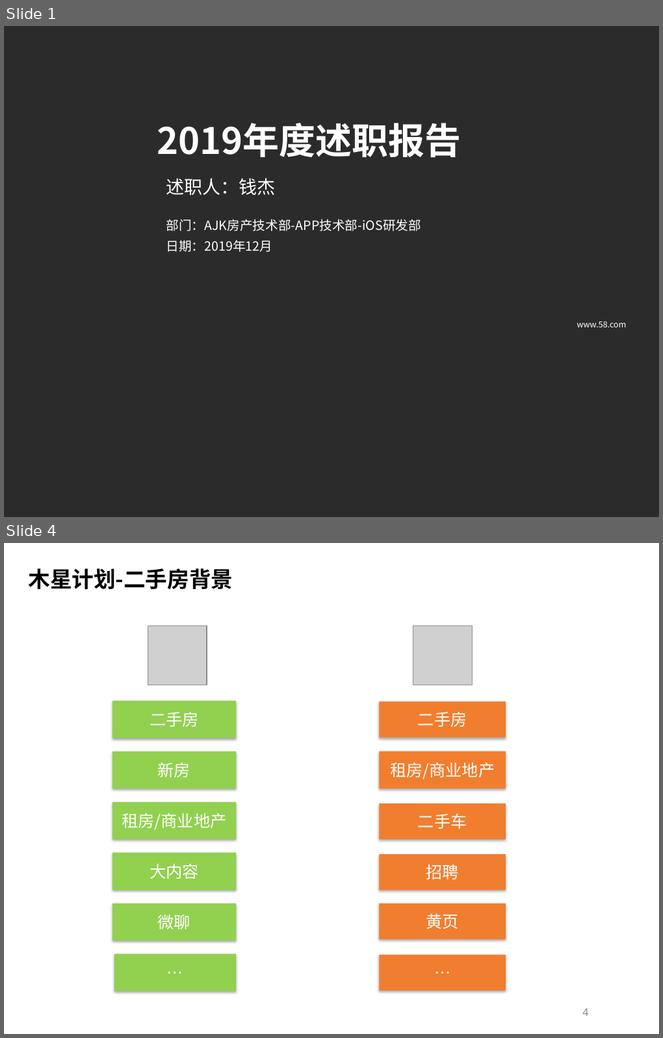
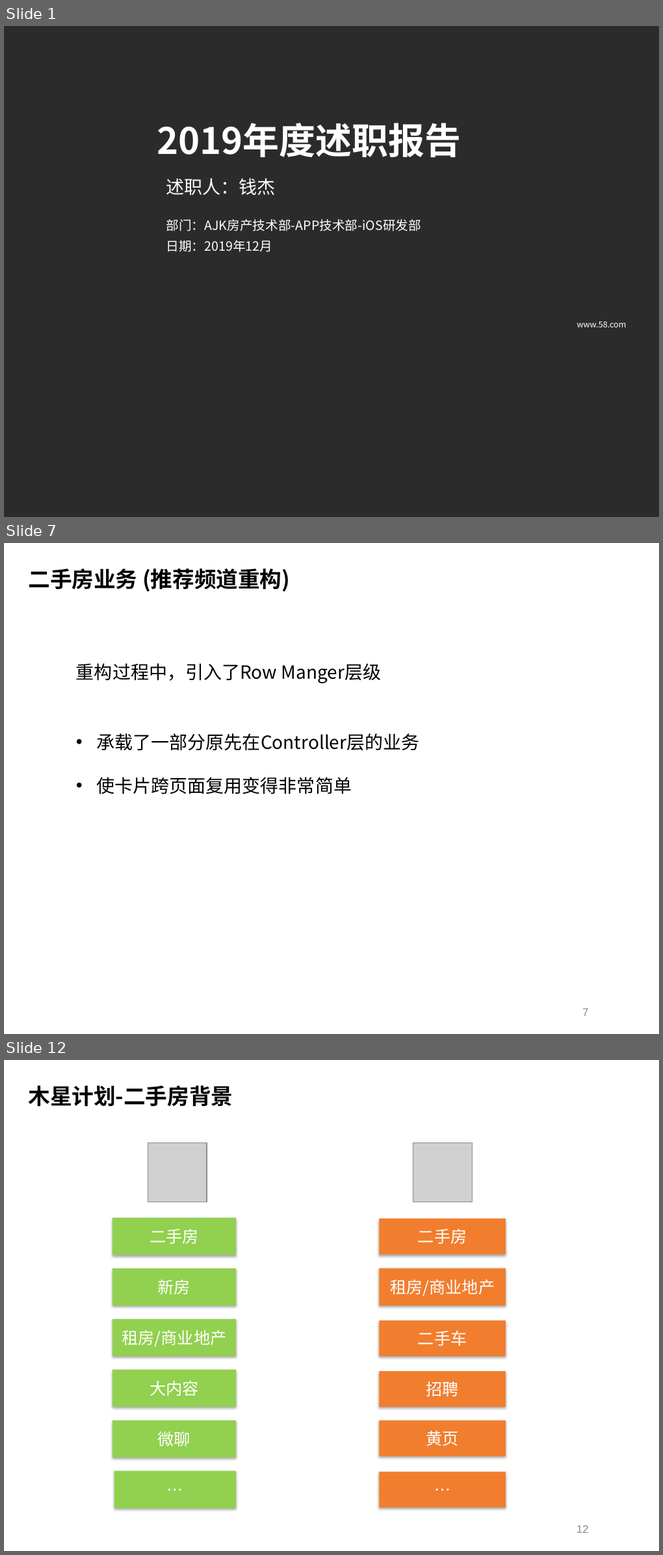
Before and after one commit to Geph0rce/Demo, a slide deck: documents/钱杰_2019年度总结述职报告.pptx. Shown one above the other, each under a label of ours: slides 1 and 4 before the commit, slides 1, 7 and 12 after it; the slides between them are not shown. The pictures are 663x1038 and 663x1555 pixels, drawn with LibreOffice and Linux fonts; fonts in the diff are those of the drawing; grey boxes stand for pictures; background and template pictures are left out; a plain dark background stands for a picture behind light text. Boxes give left, top, right and bottom in pixels: in the first picture for what was removed or moved away, otherwise in the second. Text is boxed around its words. In the diff, an @@ line names an element or a change of style, - is before the commit and + after.

```diff
--- a/documents/钱杰_2019年度总结述职报告.pptx
+++ b/documents/钱杰_2019年度总结述职报告.pptx
@@ slide 7 added at box(4, 543, 659, 1034), background picture (left out) @@
@@ text added at box(29, 568, 290, 592), 24 pt, text #000000, bold @@
+二手房业务 (推荐频道重构)
@@ text added at box(76, 663, 382, 683), 20 pt, text #000000 @@
+重构过程中，引入了Row Manger层级
@@ text added at box(97, 733, 420, 795), 20 pt, text #000000 @@
+• 承载了一部分原先在Controller层的业务
+• 使卡片跨页面复用变得非常简单
@@ page number added at box(582, 1008, 588, 1016), 12 pt, text #898989 @@
+7
@@ what was slide 4 is now slide 12 @@
@@ page number at box(577, 1525, 589, 1533): text changed @@
-4
+12
```
Also in this commit, not shown: 4 slides changed, 7 other slides added, 1 other file.
